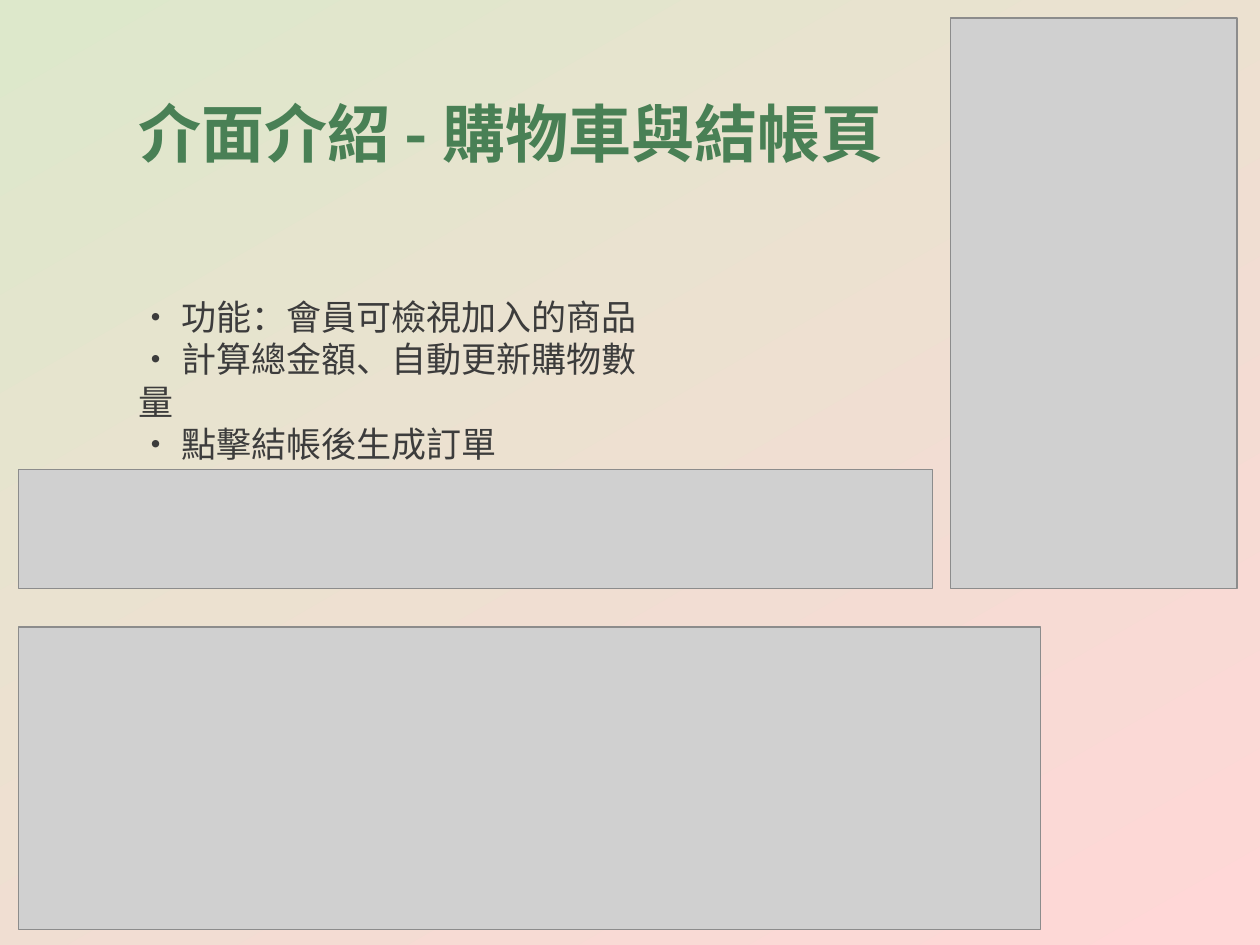
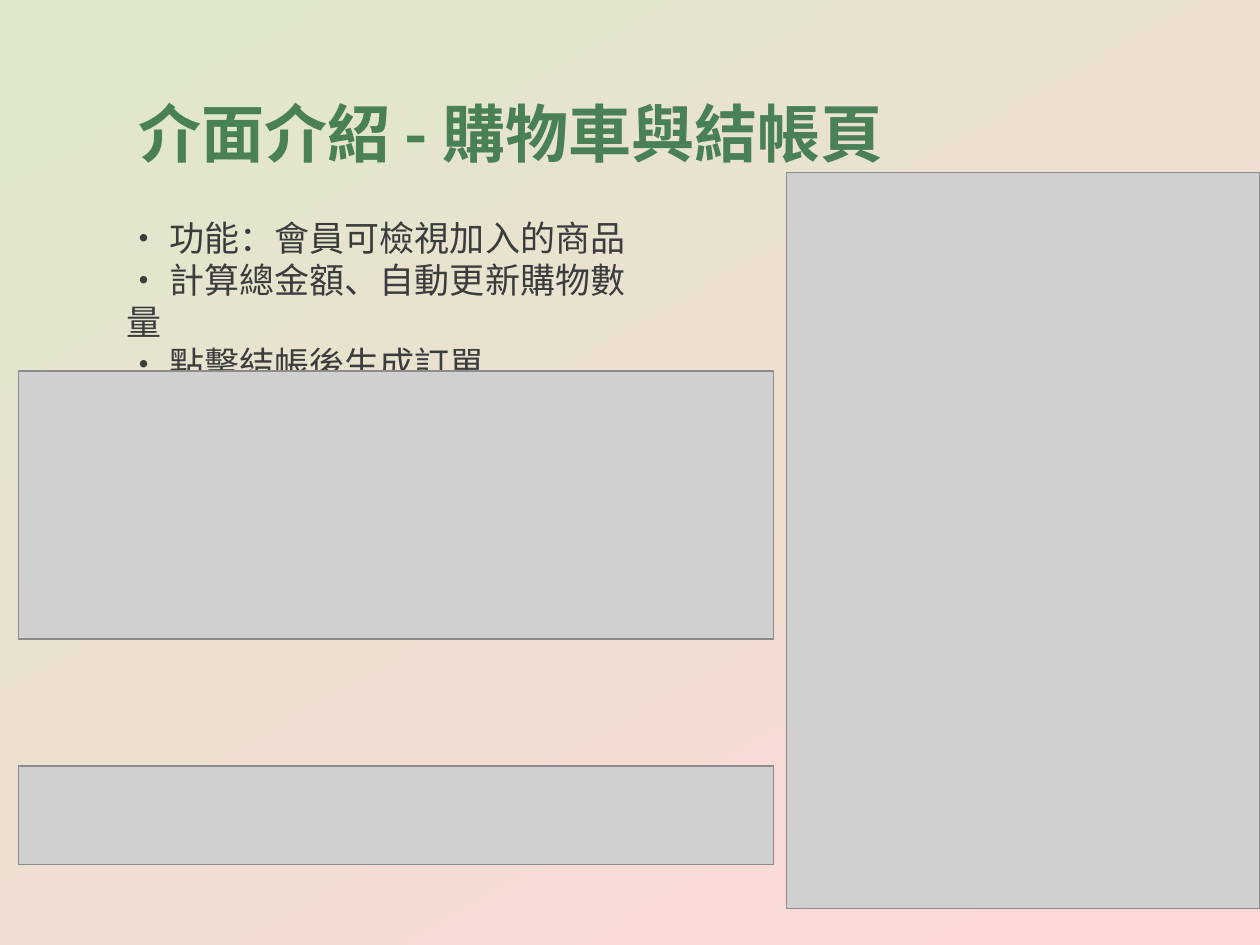
Before and after one commit to CYX1025/EasyBuyFarm, a slide deck: slide 18 of EasyBuyFarm_專案簡報.pptx. Drawn at 1260x945 pixels with LibreOffice and Linux fonts; fonts in the diff are those of the drawing; grey boxes stand for pictures. Boxes give left, top, right and bottom in pixels: in the first picture for what was removed or moved away, otherwise in the second. Text is boxed around its words. In the diff, an @@ line names an element or a change of style, - is before the commit and + after.

```diff
--- a/EasyBuyFarm_專案簡報.pptx
+++ b/EasyBuyFarm_專案簡報.pptx
@@ picture removed at [951,18,1237,588] @@
@@ text "• 功能：會員可檢視加入的商品" rewrapped from [138,300,637,460] to [127,221,626,372] @@
@@ picture added at [786,173,1260,908] @@
@@ picture added at [19,372,774,640] @@
@@ picture removed at [19,626,1041,929] @@
@@ picture: place and size @@
-picture at [19,470,934,588]
+picture at [19,766,774,864]
```
